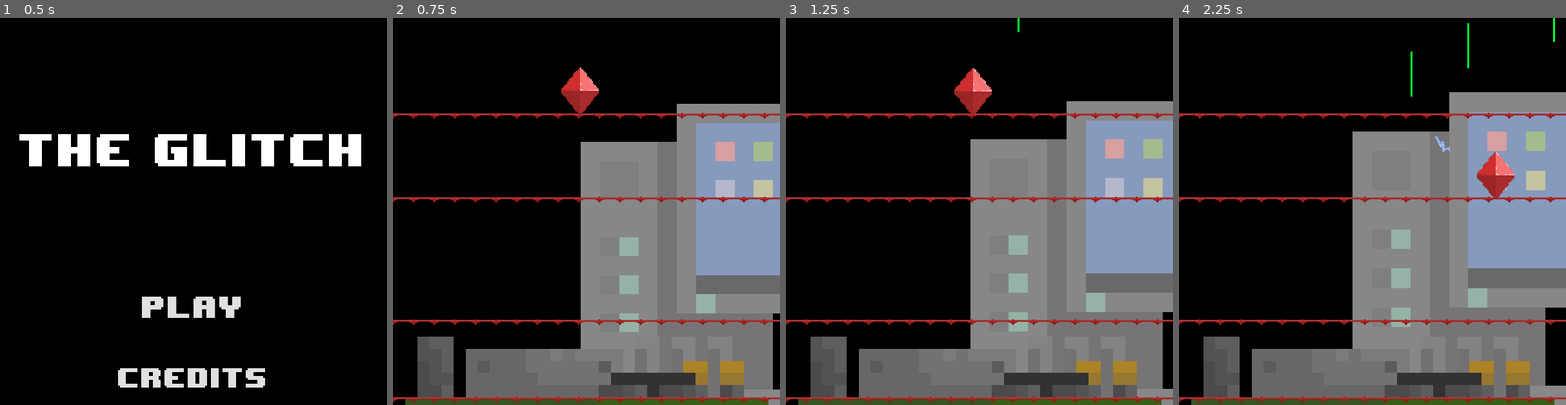
Above: before the commit, frames 1-4 (left to right).
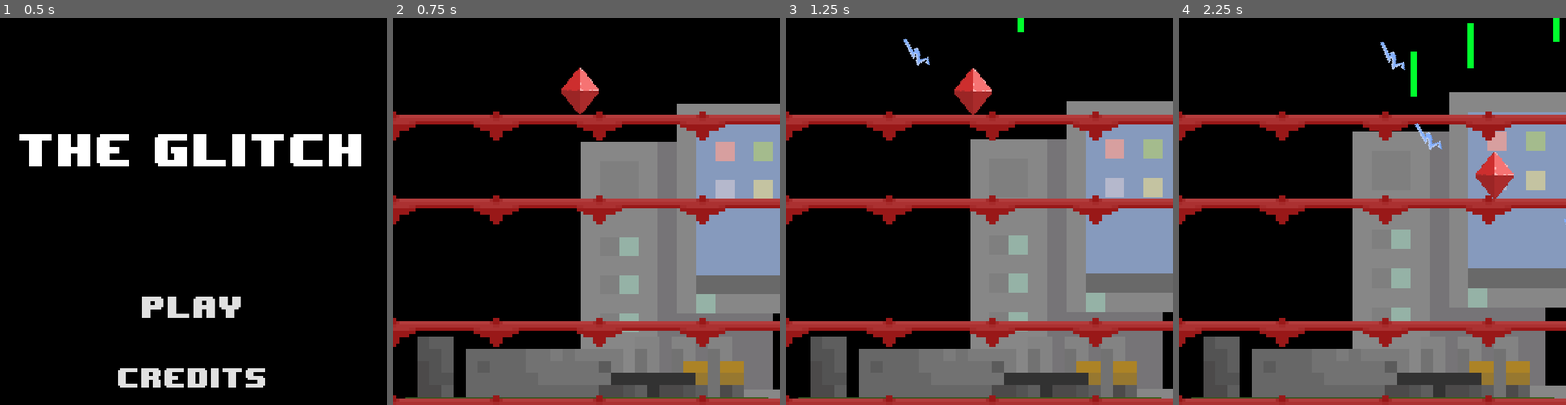
Above: after the commit, the same moments.

Repository: ljhs-games/glitch-10-4-18
Game: Godot game, scene res://scenes/TitleScreen.tscn
Same seed, same stepped clock (60 frames per second), same inputs: the game is played once before the commit and once after it.
Inputs (mouse positions are in pixels of both pictures, inside the frame that each line leads up to):
- Up to frame 1 (0.5 s): no input
- Up to frame 2 (0.75 s): click "Play" at 0.5 s
- Up to frame 3 (1.25 s): no input
- Up to frame 4 (2.25 s): move the mouse to (1457, 192) at 1.27 s; hold Right (ui_right) 1.28-2.03 s; click (1457, 192) at 1.42 s; move the mouse to (1295, 230) at 2.02 s; hold Left (ui_left) from 2.03 s (still down)

Frame 1 is identical in both runs. In frame 2, 13% of the frame differs, in the area x 0-100%, y 24-100%; in frame 3, 13%; in frame 4, 13%, in the area x 0-100%, y 0-100%.

Commit message:
Make game look and feel better

Diff:
--- a/src/nodes/attack-spawner/AttackSpawner.tscn
+++ b/src/nodes/attack-spawner/AttackSpawner.tscn
@@ -24,7 +24,7 @@
 [node name="LightningTimer" type="Timer" parent="." index="1"]
 
 process_mode = 1
-wait_time = 1.0
+wait_time = 0.5
 one_shot = false
 autostart = false
 
--- a/src/nodes/attack-spawner/Beam.tscn
+++ b/src/nodes/attack-spawner/Beam.tscn
@@ -93,7 +93,7 @@
 mouse_default_cursor_shape = 0
 size_flags_horizontal = 1
 size_flags_vertical = 1
-color = Color( 0, 1, 0.226562, 1 )
+color = Color( 1, 0, 0, 1 )
 _sections_unfolded = [ "Rect", "Visibility" ]
 
 [node name="CollisionShape2D" type="CollisionShape2D" parent="." index="1"]
--- a/src/nodes/attack-spawner/Lightning.tscn
+++ b/src/nodes/attack-spawner/Lightning.tscn
@@ -3,7 +3,7 @@
 [ext_resource path="res://nodes/attack-spawner/Lightning.gd" type="Script" id=1]
 [ext_resource path="res://nodes/attack-spawner/lightning.png" type="Texture" id=2]
 
-[node name="Lightning" type="Area2D" index="0" groups=[
+[node name="Lightning" type="Area2D" groups=[
 "bad",
 ]]
 
@@ -18,17 +18,17 @@
 
 [node name="VisibilityNotifier2D" type="VisibilityNotifier2D" parent="." index="0"]
 
-rect = Rect2( -10, -10, 20, 20 )
+rect = Rect2( -35, -15, 70, 30 )
 
 [node name="Sprite" type="Sprite" parent="." index="1"]
 
-scale = Vector2( 1.16769, 1.16769 )
+scale = Vector2( 2, 2 )
 texture = ExtResource( 2 )
 _sections_unfolded = [ "Transform" ]
 
 [node name="CollisionPolygon2D" type="CollisionPolygon2D" parent="." index="2"]
 
 build_mode = 0
-polygon = PoolVector2Array( -17.6891, -4.28951, 0.300205, 6.70872, 0.129692, 3.63944, 5.92721, 9.3517, 9.59328, 2.27532, 16.4991, 2.87212, 13.2594, -3.09591, 8.57019, -3.69271, 5.84195, 0.996456, -2.25752, -5.65364, -5.83834, -2.66962, -16.325, -7.10301 )
+polygon = PoolVector2Array( -29.927, -7.07643, 0.00974655, 10.4041, 0.129692, 3.63944, 11.2098, 14.9051, 17.3856, 3.1816, 26.3876, 3.91432, 17.909, -5.92502, 9.22105, 4.019, 6.1855, -1.52872, -5.53797, -8.75121, -10.4576, -2.88948, -26.5774, -10.74 )
 
 [connection signal="screen_exited" from="VisibilityNotifier2D" to="." method="_on_VisibilityNotifier2D_screen_exited"]
--- a/src/nodes/background/matrix/MatrixLine.tscn
+++ b/src/nodes/background/matrix/MatrixLine.tscn
@@ -8,7 +8,7 @@
 anchor_top = 0.0
 anchor_right = 0.0
 anchor_bottom = 0.0
-margin_right = 3.0
+margin_right = 10.0
 margin_bottom = 70.0
 rect_pivot_offset = Vector2( 0, 0 )
 rect_clip_content = false
--- /dev/null
+++ b/src/nodes/boundary/Boundary.tscn
@@ -0,0 +1,22 @@
+[gd_scene load_steps=2 format=2]
+
+[sub_resource type="SegmentShape2D" id=1]
+
+custom_solver_bias = 0.0
+a = Vector2( 0, 0 )
+b = Vector2( 0, 600 )
+
+[node name="Boundary" type="StaticBody2D"]
+
+input_pickable = false
+collision_layer = 1
+collision_mask = 1
+constant_linear_velocity = Vector2( 0, 0 )
+constant_angular_velocity = 0.0
+friction = 1.0
+bounce = 0.0
+
+[node name="CollisionShape2D" type="CollisionShape2D" parent="." index="0"]
+
+shape = SubResource( 1 )
+_sections_unfolded = [ "Transform" ]
--- a/src/nodes/floor/Floor.tscn
+++ b/src/nodes/floor/Floor.tscn
@@ -16,12 +16,14 @@
 [node name="CollisionPolygon2D" type="CollisionPolygon2D" parent="." index="0"]
 
 build_mode = 0
-polygon = PoolVector2Array( 0, 10, 0, 20, 600, 20, 600, 10 )
+polygon = PoolVector2Array( 0, 10, 0, 30, 600, 30, 600, 10 )
 
 [node name="Sprite" type="Sprite" parent="." index="1"]
 
+position = Vector2( 0, -30 )
+scale = Vector2( 5, 5 )
 texture = ExtResource( 1 )
 centered = false
 region_enabled = true
-region_rect = Rect2( 0, 5, 600, 20 )
-_sections_unfolded = [ "Offset", "Region" ]
+region_rect = Rect2( 0, 5, 120, 20 )
+_sections_unfolded = [ "Offset", "Region", "Transform" ]
--- a/src/scenes/Game.tscn
+++ b/src/scenes/Game.tscn
@@ -1,12 +1,13 @@
-[gd_scene load_steps=9 format=2]
+[gd_scene load_steps=10 format=2]
 
-[ext_resource path="res://nodes/background/Background.tscn" type="PackedScene" id=1]
-[ext_resource path="res://assets/decoration/Computer.png" type="Texture" id=2]
-[ext_resource path="res://nodes/background/CircuitBoardSprite.tscn" type="PackedScene" id=3]
-[ext_resource path="res://nodes/floor/Floor.tscn" type="PackedScene" id=4]
-[ext_resource path="res://nodes/player/Player.tscn" type="PackedScene" id=5]
-[ext_resource path="res://nodes/main-music/MainMusicStreamer.tscn" type="PackedScene" id=6]
-[ext_resource path="res://nodes/attack-spawner/AttackSpawner.tscn" type="PackedScene" id=7]
+[ext_resource path="res://nodes/boundary/Boundary.tscn" type="PackedScene" id=1]
+[ext_resource path="res://nodes/background/Background.tscn" type="PackedScene" id=2]
+[ext_resource path="res://assets/decoration/Computer.png" type="Texture" id=3]
+[ext_resource path="res://nodes/background/CircuitBoardSprite.tscn" type="PackedScene" id=4]
+[ext_resource path="res://nodes/floor/Floor.tscn" type="PackedScene" id=5]
+[ext_resource path="res://nodes/player/Player.tscn" type="PackedScene" id=6]
+[ext_resource path="res://nodes/main-music/MainMusicStreamer.tscn" type="PackedScene" id=7]
+[ext_resource path="res://nodes/attack-spawner/AttackSpawner.tscn" type="PackedScene" id=8]
 
 [sub_resource type="Animation" id=1]
 
@@ -39,56 +40,50 @@
 "values": [ Vector2( 29.7891, 29.4785 ), Vector2( 29.7891, 32.082 ), Vector2( 27.707, 29.8945 ), Vector2( 28.8535, 29.8945 ) ]
 }
 
-[node name="Game" type="Node2D"]
+[node name="Game" type="Node2D" index="0"]
 
-[node name="Background" parent="." index="0" instance=ExtResource( 1 )]
+[node name="RightBoundary" parent="." index="0" instance=ExtResource( 1 )]
 
-[node name="Computer" type="Sprite" parent="." index="1"]
+position = Vector2( 600, 0 )
+
+[node name="LeftBoundary" parent="." index="1" instance=ExtResource( 1 )]
+
+[node name="Background" parent="." index="2" instance=ExtResource( 2 )]
+
+[node name="Computer" type="Sprite" parent="." index="3"]
 
 position = Vector2( 631.656, 360 )
 scale = Vector2( 28.8535, 29.8945 )
-texture = ExtResource( 2 )
+texture = ExtResource( 3 )
 _sections_unfolded = [ "Transform" ]
 
-[node name="CircuitBoardSprite" parent="." index="2" instance=ExtResource( 3 )]
+[node name="CircuitBoardSprite" parent="." index="4" instance=ExtResource( 4 )]
 
 position = Vector2( 6.10352e-05, 250 )
 
-[node name="LeftWall" parent="." index="3" instance=ExtResource( 4 )]
-
-position = Vector2( 3.09933e-05, 3.09933e-05 )
-rotation = 1.5708
-_sections_unfolded = [ "Collision", "Transform" ]
-
-[node name="RightWall" parent="." index="4" instance=ExtResource( 4 )]
-
-position = Vector2( 621.711, 5.81691e-05 )
-rotation = 1.5708
-_sections_unfolded = [ "Collision", "Transform" ]
-
-[node name="Floor" parent="." index="5" instance=ExtResource( 4 )]
+[node name="Floor" parent="." index="5" instance=ExtResource( 5 )]
 
 position = Vector2( 0, 270 )
 
-[node name="Floor3" parent="." index="6" instance=ExtResource( 4 )]
+[node name="Floor3" parent="." index="6" instance=ExtResource( 5 )]
 
 position = Vector2( 0, 460 )
 
-[node name="Floor2" parent="." index="7" instance=ExtResource( 4 )]
+[node name="Floor2" parent="." index="7" instance=ExtResource( 5 )]
 
 position = Vector2( 0, 140 )
 
-[node name="Floor4" parent="." index="8" instance=ExtResource( 4 )]
+[node name="Floor4" parent="." index="8" instance=ExtResource( 5 )]
 
 position = Vector2( 0, 580 )
 
-[node name="Player" parent="." index="9" instance=ExtResource( 5 )]
+[node name="Player" parent="." index="9" instance=ExtResource( 6 )]
 
 position = Vector2( 290, 80 )
 
-[node name="AudioStreamPlayer2D" parent="." index="10" instance=ExtResource( 6 )]
+[node name="AudioStreamPlayer2D" parent="." index="10" instance=ExtResource( 7 )]
 
-[node name="AttackSpawner" parent="." index="11" instance=ExtResource( 7 )]
+[node name="AttackSpawner" parent="." index="11" instance=ExtResource( 8 )]
 
 player_path = NodePath("../Player")
 
